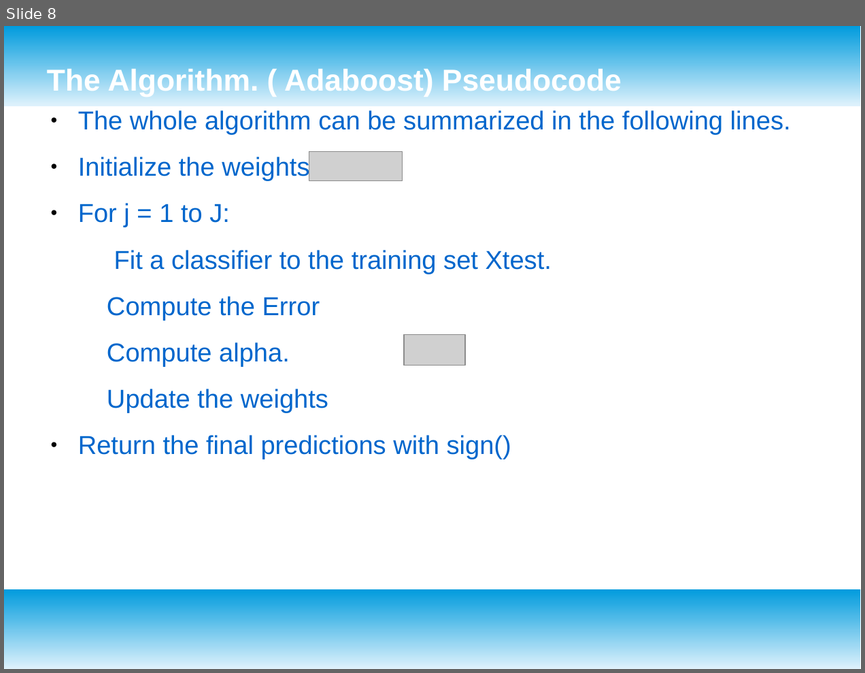
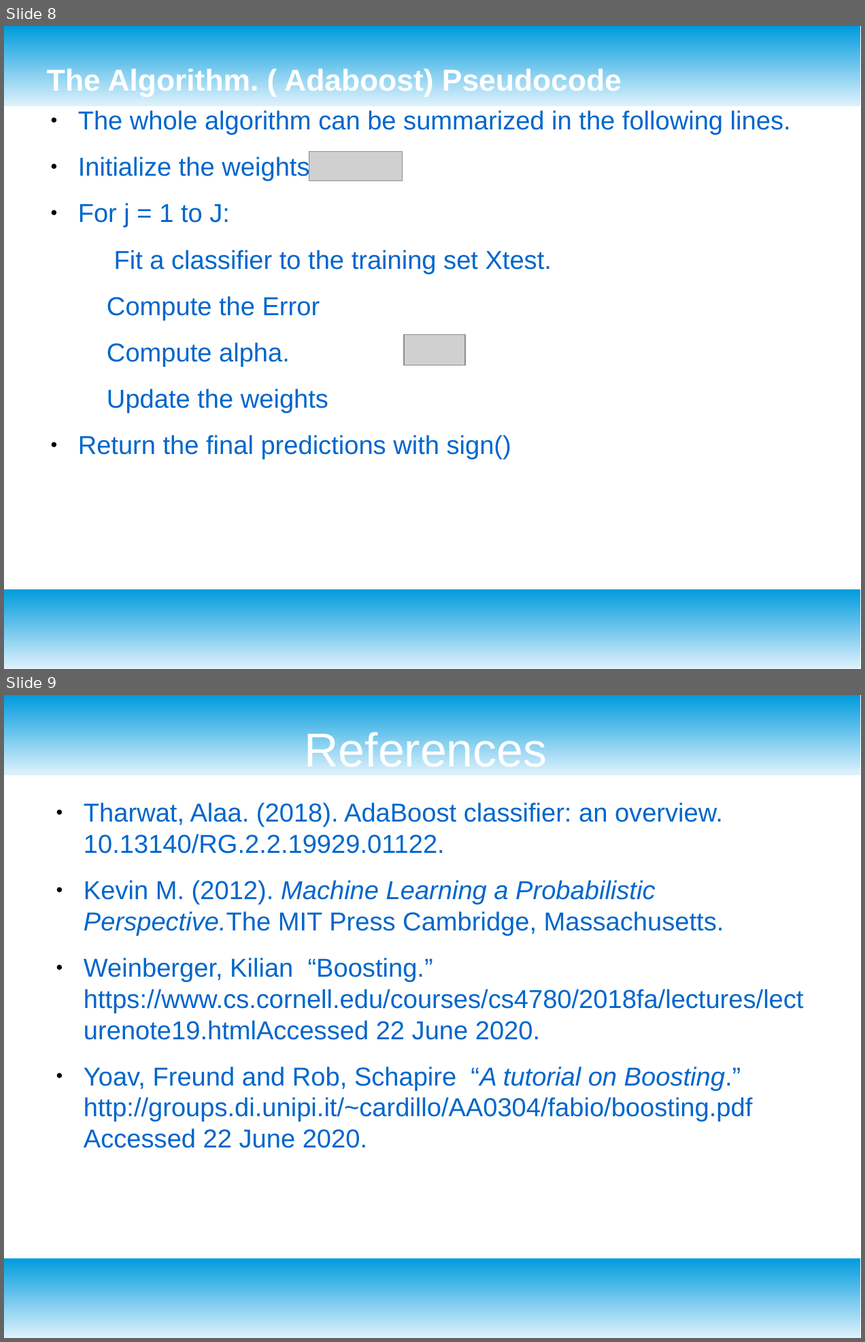
Before and after one commit to mosemb/MachineLearningAssignments, a slide deck: PowerpointPresentation.odp. Shown one above the other, each under a label of ours: slide 8 before the commit, slides 8 and 9 after it. The pictures are 865x673 and 865x1342 pixels, drawn with LibreOffice and Linux fonts; fonts in the diff are those of the drawing; grey boxes stand for pictures. Boxes give left, top, right and bottom in pixels: in the first picture for what was removed or moved away, otherwise in the second. Text is boxed around its words. In the diff, an @@ line names an element or a change of style, - is before the commit and + after.

```diff
--- a/PowerpointPresentation.odp
+++ b/PowerpointPresentation.odp
@@ slide 9 added at (x1=4, y1=695, x2=861, y2=1338), background #FFFFFF; not listed: 2 template elements that a slide beside it also shows @@
@@ title added at (x1=304, y1=728, x2=547, y2=775), 44 pt, text #FFFFFF @@
+References
@@ text added at (x1=84, y1=802, x2=804, y2=1148), 24 pt, text #0066CC @@
+● Tharwat, Alaa. (2018). AdaBoost classifier: an overview. 10.13140/RG.2.2.19929.01122.
+● Kevin M. (2012). Machine Learning a Probabilistic Perspective.The MIT Press Cambridge, Massachusetts.
+● Weinberger, Kilian “Boosting.” https://www.cs.cornell.edu/courses/cs4780/2018fa/lectures/lecturenote19.htmlAccessed 22 June 2020.
+● Yoav, Freund and Rob, Schapire “A tutorial on Boosting.” http://groups.di.unipi.it/~cardillo/AA0304/fabio/boosting.pdf Accessed 22 June 2020.
```
Also in this commit, not shown: 1 slide changed, 3 other files.
